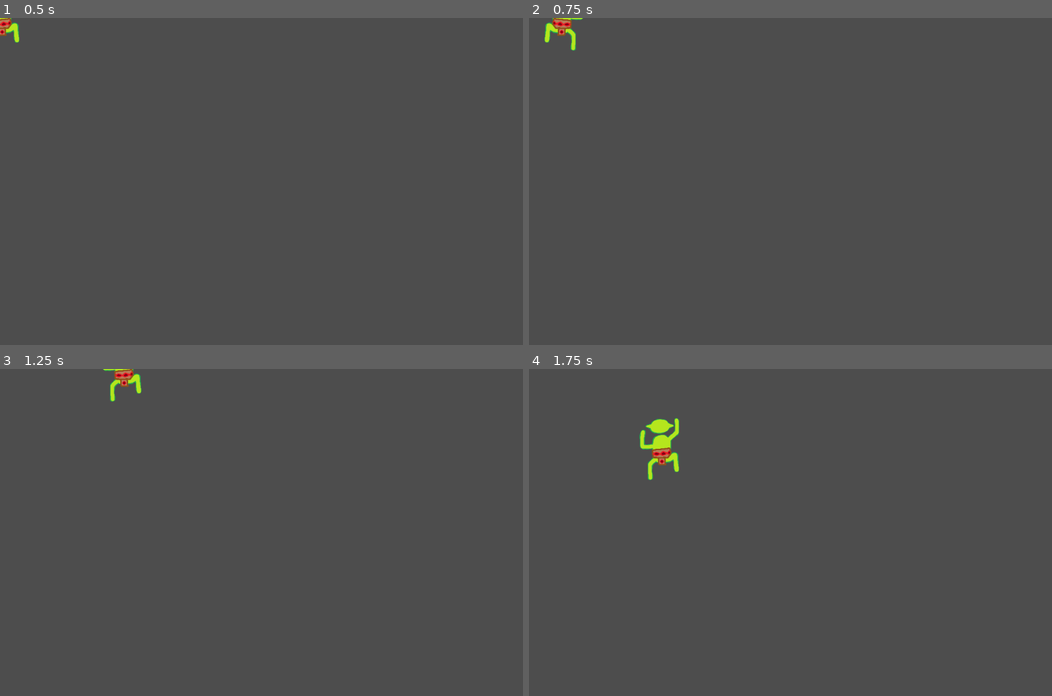
Above: before the commit, frames 1-4 (two rows, left to right).
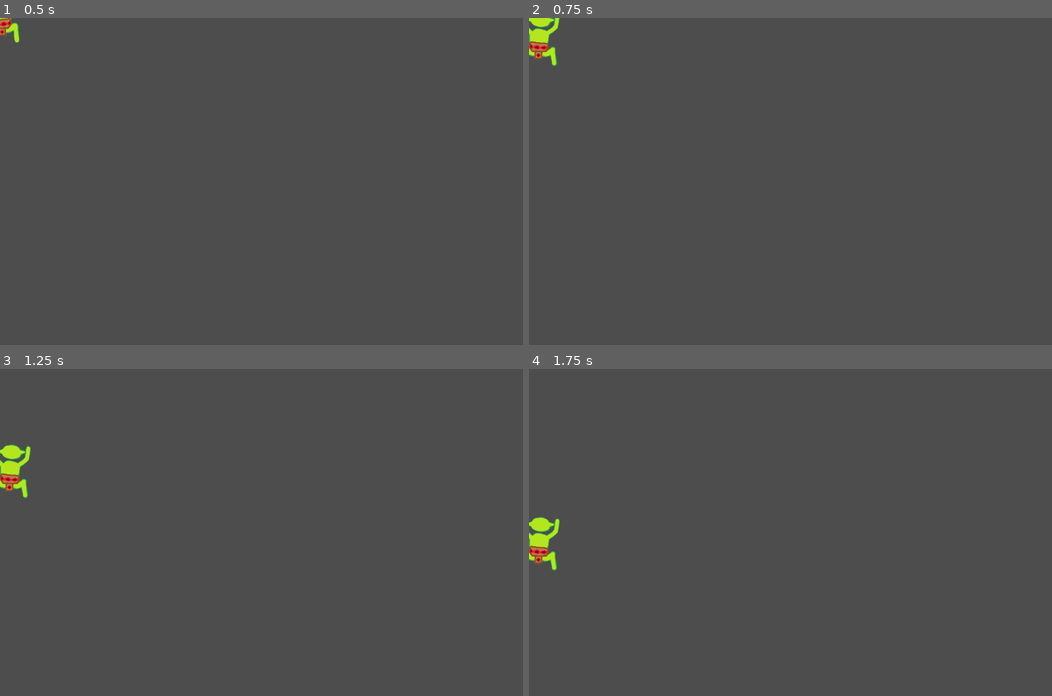
Above: after the commit, the same moments.

Repository: FaNzu/ClimbingGamejam
Game: Godot game, scene res://Players/climber.tscn
Same seed, same stepped clock (60 frames per second), same inputs: the game is played once before the commit and once after it. This scene is started directly instead of the project's main scene.
Inputs:
- Up to frame 1 (0.5 s): no input
- Up to frame 2 (0.75 s): tap Enter at 0.5 s; hold Right (climber_move_right) from 0.53 s (still down); tap Space (simulate_fall, bound only after the commit) at 0.6 s
- Up to frame 3 (1.25 s): keep holding Right (climber_move_right)
- Up to frame 4 (1.75 s): release Right (climber_move_right) at 1.28 s; hold Down (climber_move_down) from 1.28 s (still down); tap Q (defender_attack_q) at 1.35 s; tap Space (simulate_fall, bound only after the commit) at 1.55 s

Frame 1 is identical in both runs. In frame 2, 0.8% of the frame differs, in the area x 0-11%, y 0-15%; in frame 3, 0.9%; in frame 4, 1.4%, in the area x 0-29%, y 15-62%.

Commit message:
Added fall method to goblin
For now, fall is triggered by hitting space.

Diff:
--- a/Players/climber.gd
+++ b/Players/climber.gd
@@ -3,6 +3,9 @@
 @export var speed = 400 # How fast the player will move (pixels/sec).
 var screen_size # Size of the game window.
 var stopped
+var fallDuration
+var fallSpeed
+var fallDeceleration
 
 signal hit
 
@@ -10,31 +13,49 @@
 func _ready():
 	screen_size = get_viewport_rect().size
 	stopped = true
+	fallDuration = 0
+	fallSpeed = 0
+	fallDeceleration = 0
 	$AnimatedSprite2D.animation = "up"
 	#uncomment to hide character on start
 	#hide()
 
 # Called every frame. 'delta' is the elapsed time since the previous frame.
 func _process(delta):
+	if Input.is_action_just_pressed("simulate_fall"):
+		fall(1, 0.25, 0.5)
+
 	var velocity = Vector2.ZERO # The player's movement vector.
-	if Input.is_action_pressed("climber_move_right"):
-		velocity.x += 1
-	if Input.is_action_pressed("climber_move_left"):
-		velocity.x -= 1
-	if Input.is_action_pressed("climber_move_down"):
-		velocity.y += 1
-	if Input.is_action_pressed("climber_move_up"):
-		velocity.y -= 1
 
-	if velocity.length() > 0:
-		velocity = velocity.normalized() * speed
-		if stopped:
-			stopped = false
-			$AnimatedSprite2D.frame = ($AnimatedSprite2D.frame + 1) % 2
-			$AnimatedSprite2D.play()
+	if fallDuration > 0:
+		velocity.y = fallSpeed * speed
+		fallDuration -= delta
+	elif fallSpeed > 0:
+		fallSpeed -= fallDeceleration * delta
+		if fallSpeed < 0:
+			fallSpeed = 0
+		velocity.y = fallSpeed * speed
 	else:
-		stopped = true
-		$AnimatedSprite2D.pause()
+		if Input.is_action_pressed("climber_move_right"):
+			velocity.x += 1
+		if Input.is_action_pressed("climber_move_left"):
+			velocity.x -= 1
+		if Input.is_action_pressed("climber_move_down"):
+			velocity.y += 1
+		if Input.is_action_pressed("climber_move_up"):
+			velocity.y -= 1
+
+		if velocity.length() > 0:
+			velocity = velocity.normalized() * speed
+			#if $AnimatedSprite2D.animation != "up":
+			$AnimatedSprite2D.animation = "up"
+			if stopped:
+				stopped = false
+				$AnimatedSprite2D.frame = ($AnimatedSprite2D.frame + 1) % 2
+				$AnimatedSprite2D.play()
+		else:
+			stopped = true
+			$AnimatedSprite2D.pause()
 
 	position += velocity * delta
 	position = position.clamp(Vector2.ZERO, screen_size)
@@ -49,3 +70,9 @@
 	position = pos
 	show()
 	$CollisionShape2D.disabled = false
+
+func fall(initialSpeed, duration, deceleration):
+	fallSpeed = initialSpeed
+	fallDuration = duration
+	fallDeceleration = deceleration
+	$AnimatedSprite2D.animation = "fall"
--- a/project.godot
+++ b/project.godot
@@ -68,6 +68,11 @@
 "events": [Object(InputEventKey,"resource_local_to_scene":false,"resource_name":"","device":-1,"window_id":0,"alt_pressed":false,"shift_pressed":false,"ctrl_pressed":false,"meta_pressed":false,"pressed":false,"keycode":0,"physical_keycode":69,"key_label":0,"unicode":101,"echo":false,"script":null)
 ]
 }
+simulate_fall={
+"deadzone": 0.5,
+"events": [Object(InputEventKey,"resource_local_to_scene":false,"resource_name":"","device":0,"window_id":0,"alt_pressed":false,"shift_pressed":false,"ctrl_pressed":false,"meta_pressed":false,"pressed":false,"keycode":0,"physical_keycode":32,"key_label":0,"unicode":0,"echo":false,"script":null)
+]
+}
 
 [rendering]
 
